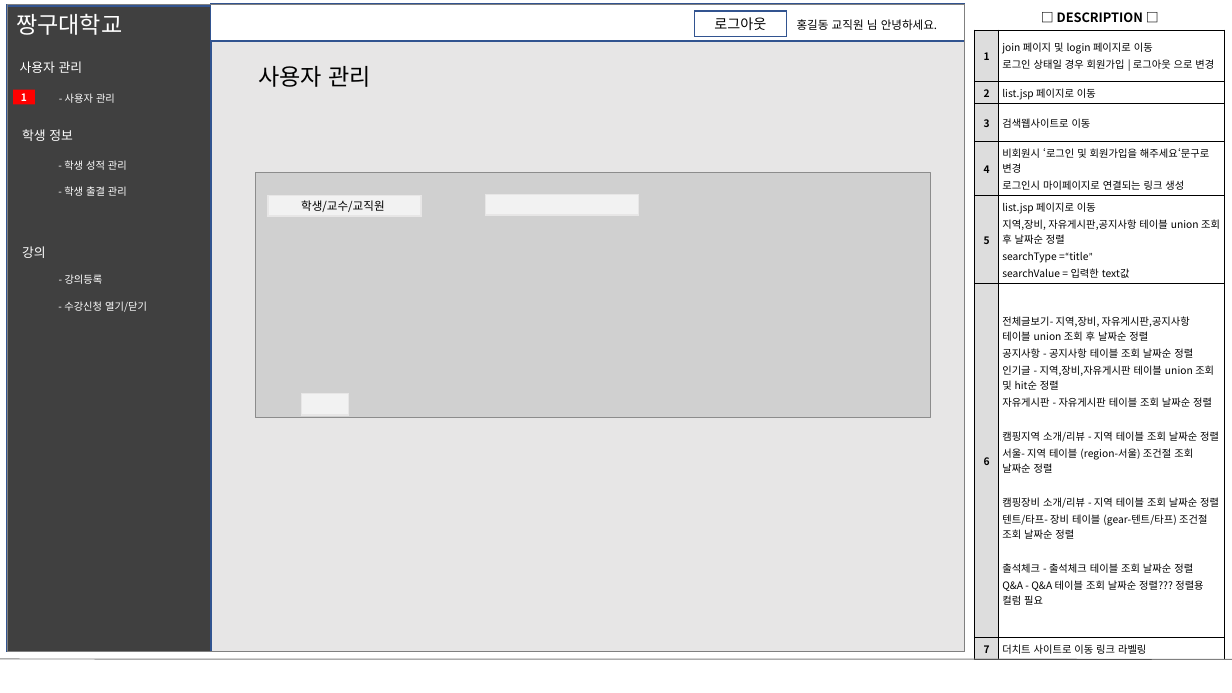
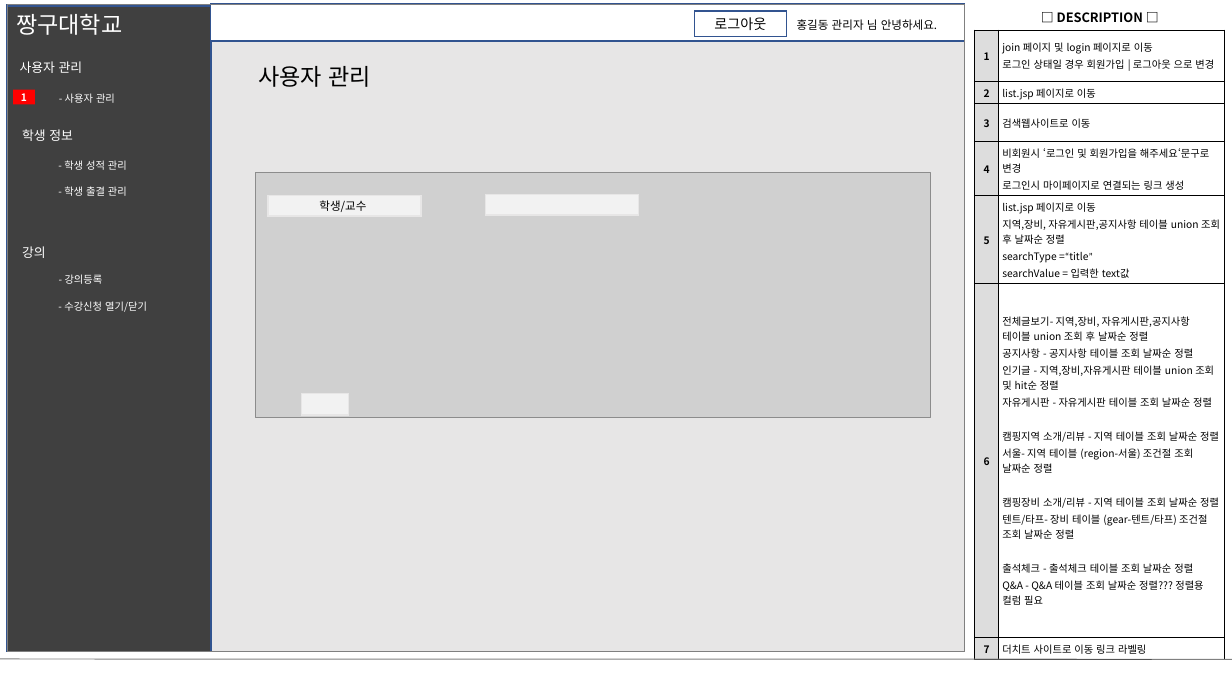
Before and after one commit to stacktack2/second_team_project, a slide deck: slide 25 of 04.산출물 제출/03.화면 설계서/화면설계서v2.pptx (slide 24 before the commit). Drawn at 1232x693 pixels with LibreOffice and Linux fonts; fonts in the diff are those of the drawing; grey boxes stand for pictures. Boxes give left, top, right and bottom in pixels: in the first picture for what was removed or moved away, otherwise in the second. Text is boxed around its words. In the diff, an @@ line names an element or a change of style, - is before the commit and + after.

```diff
--- a/04.산출물 제출/03.화면 설계서/화면설계서v2.pptx
+++ b/04.산출물 제출/03.화면 설계서/화면설계서v2.pptx
@@ text at [797, 19, 937, 30]: text changed @@
-홍길동 교직원 님 안녕하세요.
+홍길동 관리자 님 안녕하세요.
@@ text in rectangle at [319, 200, 366, 212]: text changed @@
-학생/교수/교직원
+학생/교수
```
Also in this commit, not shown: 10 other slides changed, 5 slides added, 2 slides removed, 3 other files.
